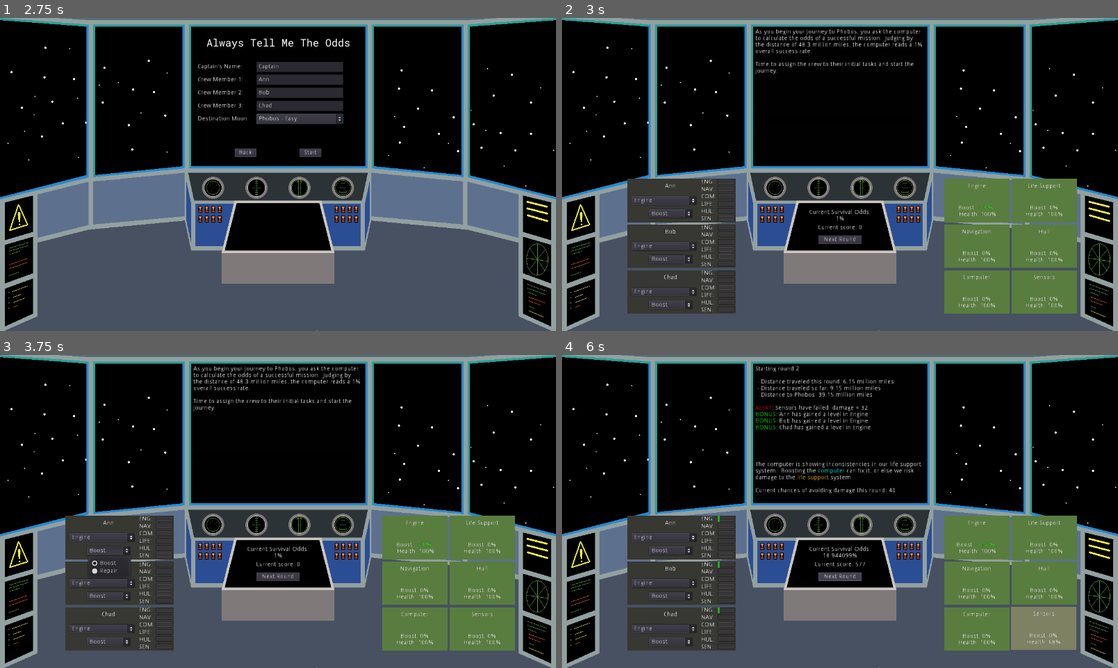
Above: before the commit, frames 1-4 (two rows, left to right).
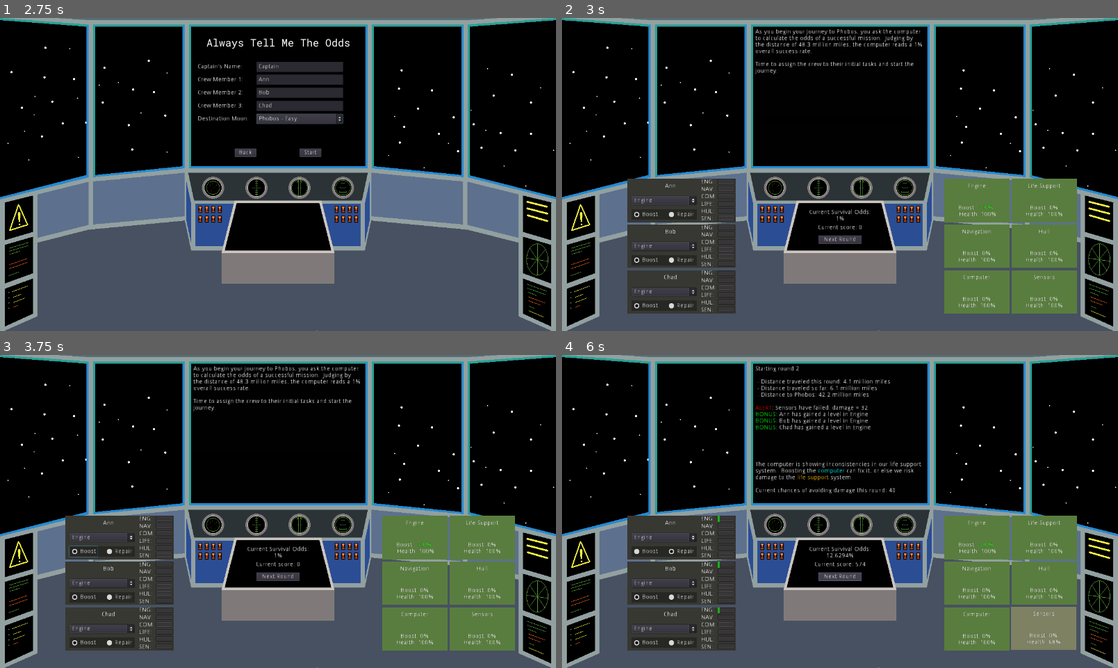
Above: after the commit, the same moments.

Repository: cparlette/alwaystellmetheodds
Game: Godot game, scene res://MainMenu.tscn
Same seed, same stepped clock (60 frames per second), same inputs: the game is played once before the commit and once after it.
Inputs (mouse positions are in pixels of both pictures, inside the frame that each line leads up to):
- Up to frame 1 (2.75 s): click "New Game" at 0.5 s; click "Phobos - Easy" at 1.25 s; click "Phobos - Easy" at 2 s
- Up to frame 2 (3 s): click "Start" at 2.75 s
- Up to frame 3 (3.75 s): click "Boost" at 3.5 s
- Up to frame 4 (6 s): click (678, 552) at 4.25 s, where only the run after the commit has a clickable "Repair"; click "Next Round" at 5 s; click "Next Round" at 5.75 s

Frame 1 is identical in both runs. In frame 2, 0.6% of the frame differs, in the area x 13-24%, y 61-94%; in frame 3, 0.8%; in frame 4, 0.9%, in the area x 13-78%, y 7-94%.
Error in both runs: Unable to iterate on object of type 'Nil'. (res://MainMenu.gd:79)

Commit message:
Task picker is a radio button instead of 2-element dropdown

Diff:
--- a/Crew.gd
+++ b/Crew.gd
@@ -30,6 +30,7 @@
 	elif crewNameInput == globals.CREW_NAMES.Deb:
 		crewName = "Deb"
 	$NameLabel.text = crewName
+	$BoostCheck.pressed = true
 
 
 func _on_ModuleOption_item_selected(index):
@@ -66,3 +67,17 @@
 
 func getLevel(moduleID):
 	return level[moduleID]
+
+
+func _on_BoostCheck_toggled(button_pressed):
+	taskAssigned = 0
+	#$BoostCheck.button_pressed = true
+	#$RepairCheck.button_pressed = false
+	emit_signal("crew_AssignmentChanged")
+
+
+func _on_RepairCheck_toggled(button_pressed):
+	taskAssigned = 1
+	#$BoostCheck.button_pressed = false
+	#$RepairCheck.button_pressed = true
+	emit_signal("crew_AssignmentChanged")
--- a/Crew.tscn
+++ b/Crew.tscn
@@ -1,9 +1,12 @@
-[gd_scene load_steps=3 format=2]
+[gd_scene load_steps=4 format=2]
 
 [ext_resource path="res://Crew.gd" type="Script" id=1]
 
 [sub_resource type="StyleBoxFlat" id=1]
 bg_color = Color( 0.12549, 0.682353, 0.109804, 1 )
+
+[sub_resource type="ButtonGroup" id=2]
+resource_name = "tasks"
 
 [node name="Crew" type="Control"]
 margin_right = 250.0
@@ -40,15 +43,6 @@
 __meta__ = {
 "_edit_use_anchors_": false
 }
-
-[node name="TaskOption" type="OptionButton" parent="."]
-margin_left = 50.0
-margin_top = 70.0
-margin_right = 150.0
-margin_bottom = 90.0
-text = "Boost"
-items = [ "Boost", null, false, 0, null, "Repair", null, false, 1, null ]
-selected = 0
 
 [node name="XPLevel" type="Label" parent="."]
 margin_left = 170.0
@@ -119,5 +113,35 @@
 max_value = 12.0
 step = 1.0
 percent_visible = false
+
+[node name="ColorRect" type="ColorRect" parent="."]
+margin_left = 10.0
+margin_top = 70.0
+margin_right = 160.0
+margin_bottom = 94.0
+color = Color( 0, 0, 0, 0.290196 )
+__meta__ = {
+"_edit_use_anchors_": false
+}
+
+[node name="BoostCheck" type="CheckBox" parent="."]
+margin_left = 10.0
+margin_top = 70.0
+margin_right = 75.0
+margin_bottom = 94.0
+group = SubResource( 2 )
+text = "Boost"
+__meta__ = {
+"_edit_use_anchors_": false
+}
+
+[node name="RepairCheck" type="CheckBox" parent="."]
+margin_left = 90.0
+margin_top = 70.0
+margin_right = 160.0
+margin_bottom = 94.0
+group = SubResource( 2 )
+text = "Repair"
 [connection signal="item_selected" from="ModuleOption" to="." method="_on_ModuleOption_item_selected"]
-[connection signal="item_selected" from="TaskOption" to="." method="_on_TaskOption_item_selected"]
+[connection signal="toggled" from="BoostCheck" to="." method="_on_BoostCheck_toggled"]
+[connection signal="toggled" from="RepairCheck" to="." method="_on_RepairCheck_toggled"]
